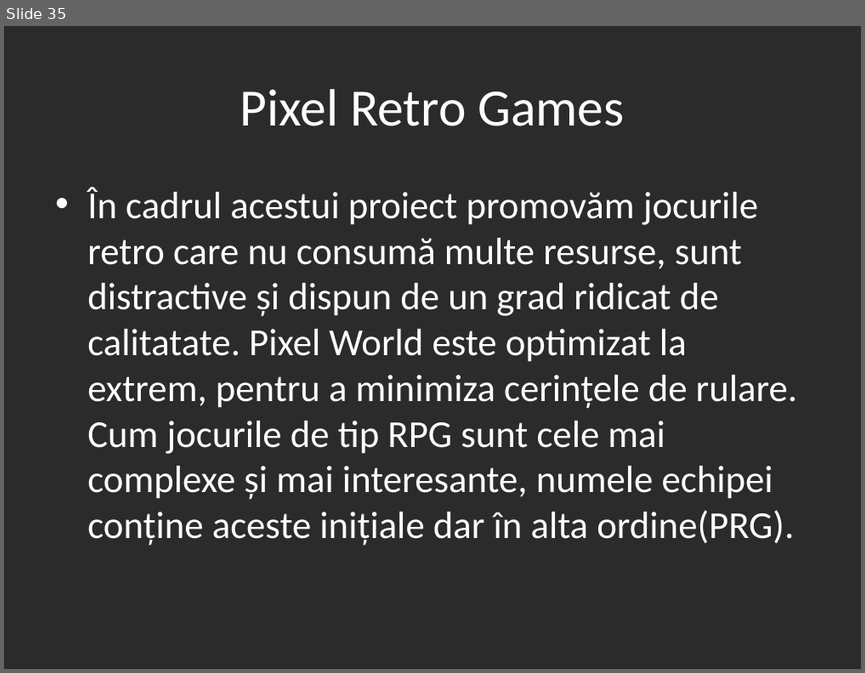
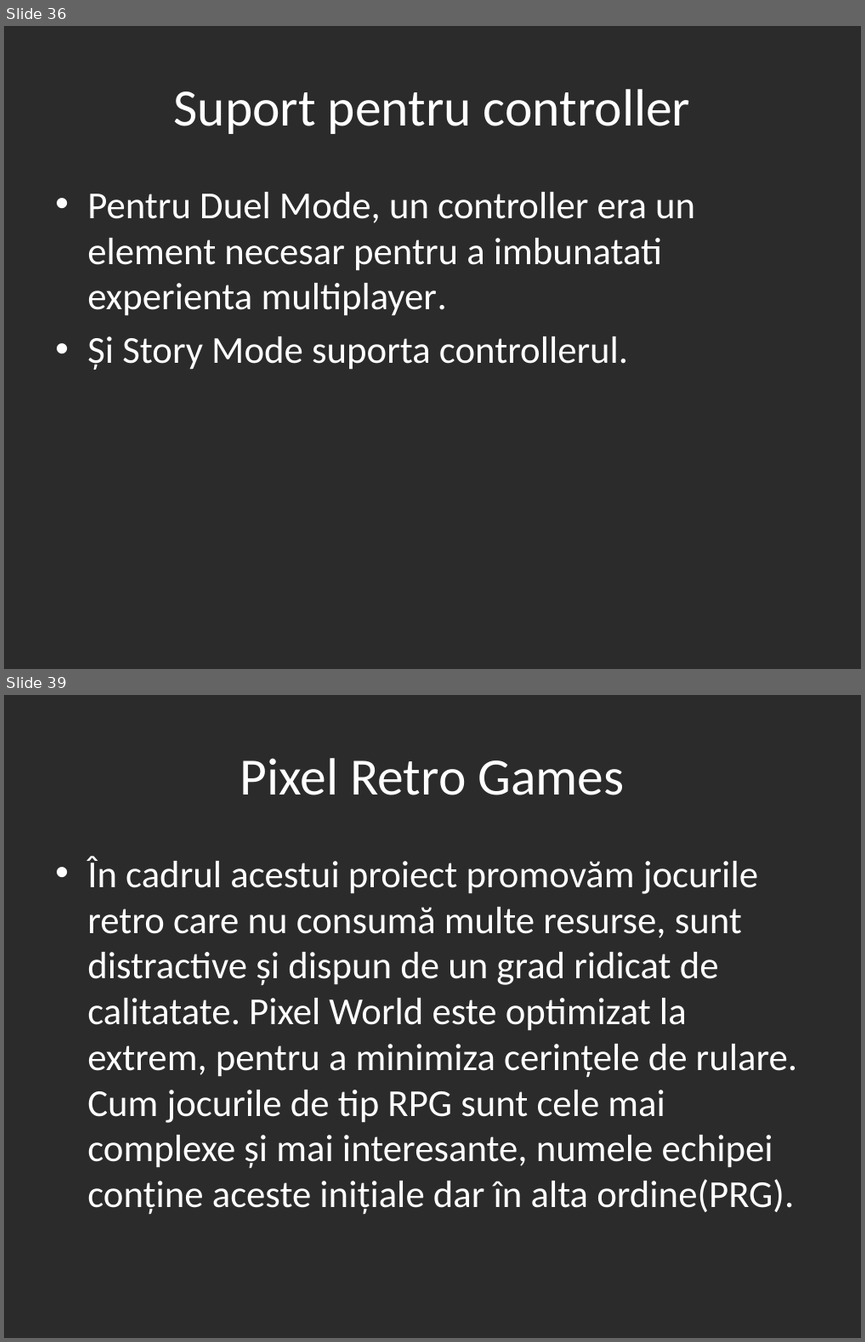
Before and after one commit to PixelRetroGames-org/Pixel-World---Duel-Mode---Launcher-v2, a slide deck: PRG Presentation(RO).pptx. Shown one above the other, each under a label of ours: slide 35 before the commit, slides 36 and 39 after it; the slides between them are not shown. The pictures are 865x673 and 865x1342 pixels, drawn with LibreOffice and Linux fonts; fonts in the diff are those of the drawing; background and template pictures are left out; a plain dark background stands for a picture behind light text. Boxes give left, top, right and bottom in pixels: in the first picture for what was removed or moved away, otherwise in the second. Text is boxed around its words. In the diff, an @@ line names an element or a change of style, - is before the commit and + after.

```diff
--- a/PRG Presentation(RO).pptx
+++ b/PRG Presentation(RO).pptx
@@ slide 36 added at (4,26,861,669), background picture (left out) @@
@@ title added at (173,89,691,134), 44 pt, text #FFFFFF @@
+Suport pentru controller
@@ text added at (87,192,695,369), 32 pt, text #FFFFFF @@
+• Pentru Duel Mode, un controller era un element necesar pentru a imbunatati experienta multiplayer.
+• Și Story Mode suporta controllerul.
@@ what was slide 35 is now slide 39 @@
```
Also in this commit, not shown: 4 slides changed, 3 other slides added, 12 other files.
